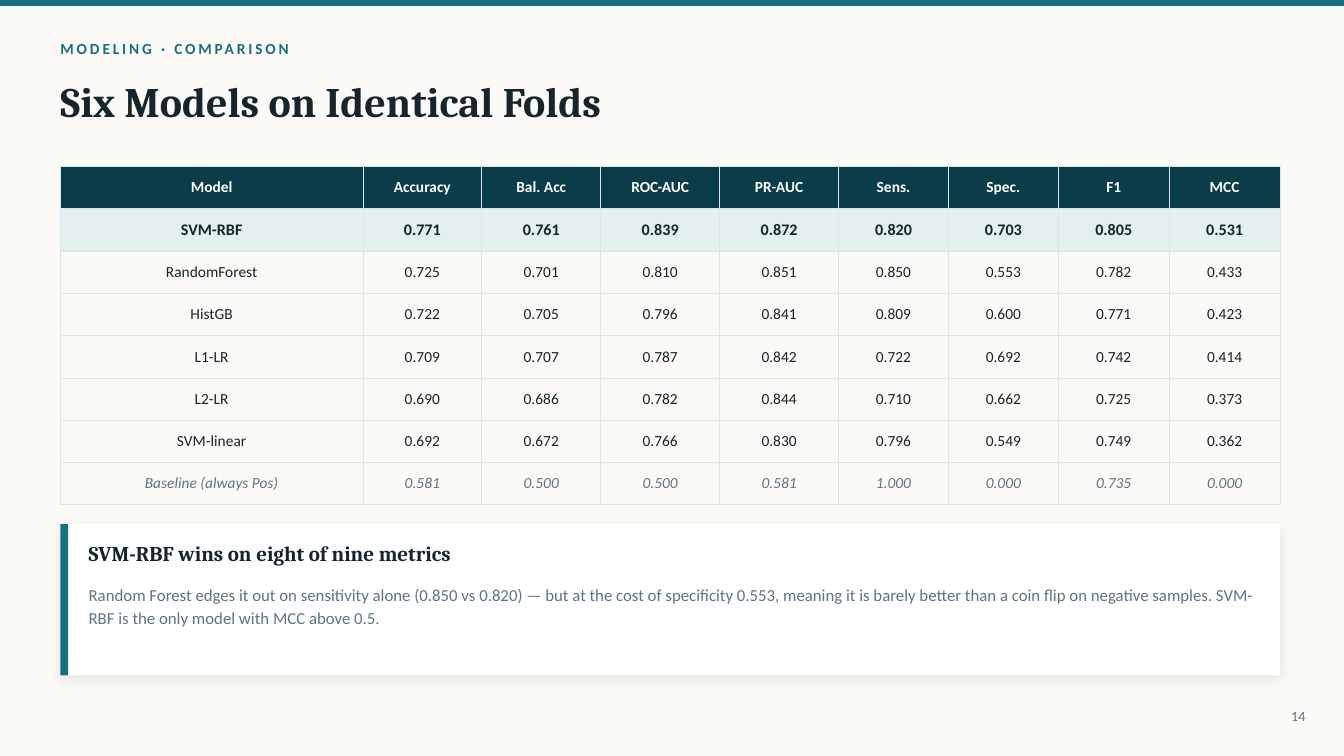
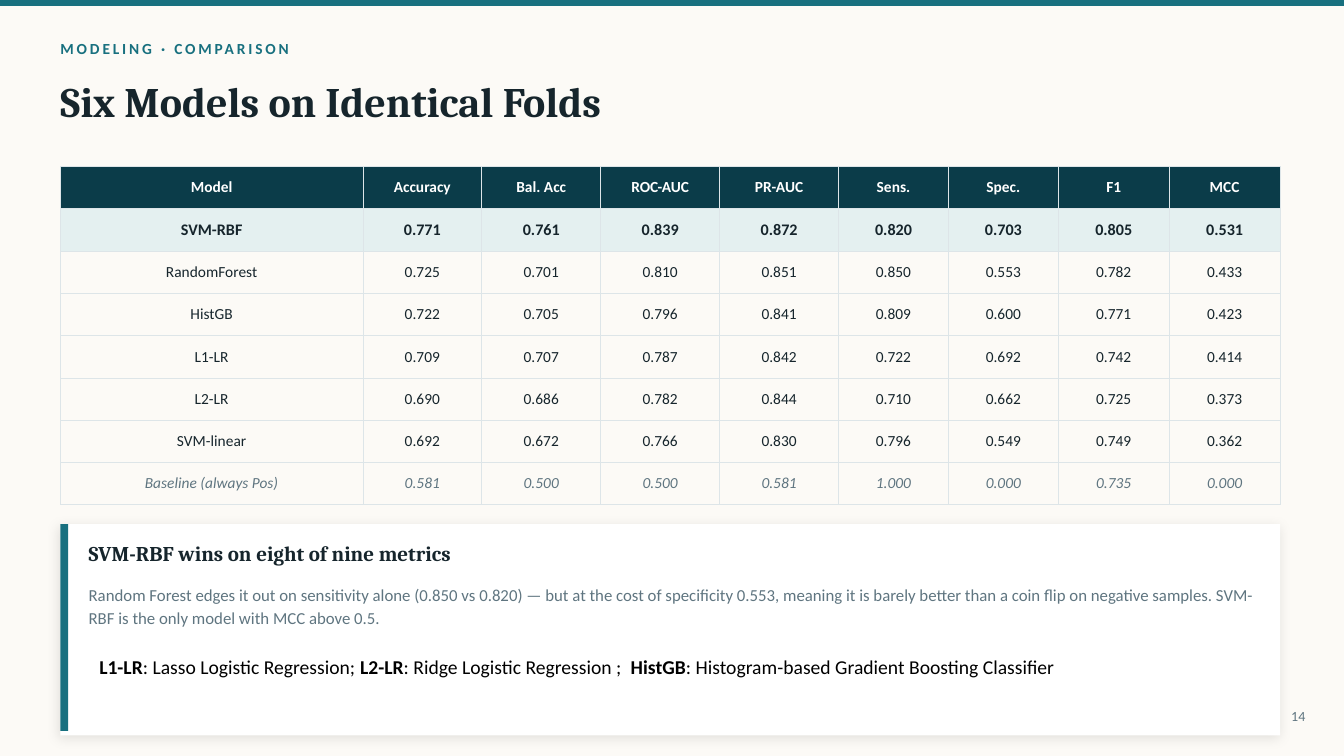
Before and after one commit to pengsihua2023/Christina-machine-learning-project, a slide deck: slide 14 of slides/Influenza_Microbiome_ML_Overview.pptx. Drawn at 1344x756 pixels with LibreOffice and Linux fonts; fonts in the diff are those of the drawing. Boxes give left, top, right and bottom in pixels: in the first picture for what was removed or moved away, otherwise in the second. Text is boxed around its words. In the diff, an @@ line names an element or a change of style, - is before the commit and + after.

```diff
--- a/slides/Influenza_Microbiome_ML_Overview.pptx
+++ b/slides/Influenza_Microbiome_ML_Overview.pptx
@@ rectangle: place and size @@
-rectangle at (60, 524, 1280, 676)
+rectangle at (60, 524, 1280, 736)
@@ rectangle: place and size @@
-rectangle at (60, 524, 68, 676)
+rectangle at (60, 524, 68, 731)
@@ text added at (99, 660, 1054, 678), 14 pt, text #000000 @@
+L1-LR: Lasso Logistic Regression; L2-LR: Ridge Logistic Regression ; HistGB: Histogram-based Gradient Boosting Classifier
```
Also in this commit, not shown: 3 other slides changed, 17 other files.
